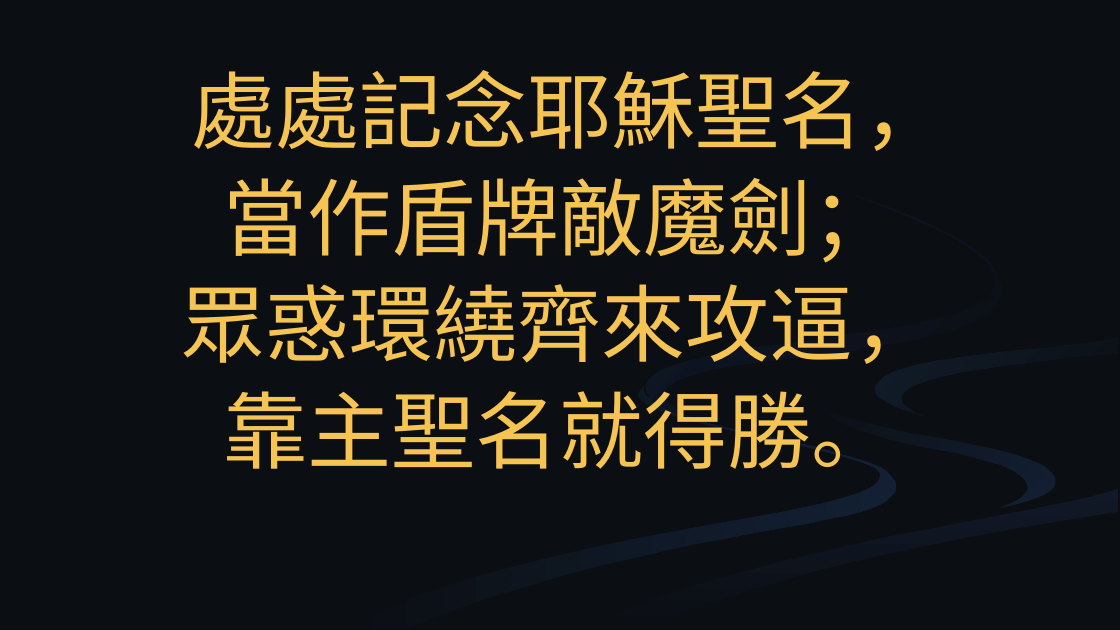
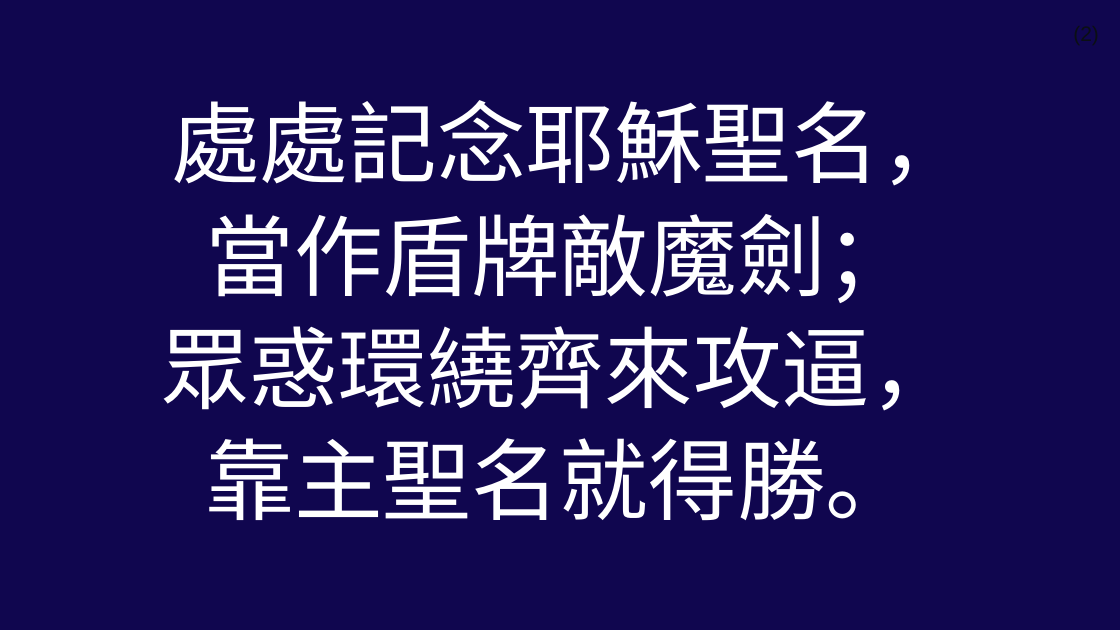
Before and after one commit to mvccc/zanmei, a slide deck: slide 4 of processed/mvccc/157_記念主名.pptx (slide 3 before the commit). Drawn at 1120x630 pixels with LibreOffice and Linux fonts; fonts in the diff are those of the drawing; background and template pictures are left out. Boxes give left, top, right and bottom in pixels: in the first picture for what was removed or moved away, otherwise in the second. Text is boxed around its words. In the diff, an @@ line names an element or a change of style, - is before the commit and + after.

```diff
--- a/processed/mvccc/157_記念主名.pptx
+++ b/processed/mvccc/157_記念主名.pptx
@@ background #0B0F14 to picture (left out) @@
@@ text added at box(973, 21, 1099, 55), 18 pt, text #0B0F14 @@
+(2)
@@ text "處處記念耶穌聖名，": place and size @@
-text "處處記念耶穌聖名，" at box(182, 70, 947, 469)
+text "處處記念耶穌聖名，" at box(161, 100, 969, 521)
@@ text "處處記念耶穌聖名，" at box(161, 100, 969, 521): size 72 to 76 pt, text colour #F6C453 to #FFFFFF @@
@@ group removed at box(336, 196, 1119, 629): 6 freeform shapes @@
```
Also in this commit, not shown: 5 other slides changed, 3 slides added, 1 other file.
